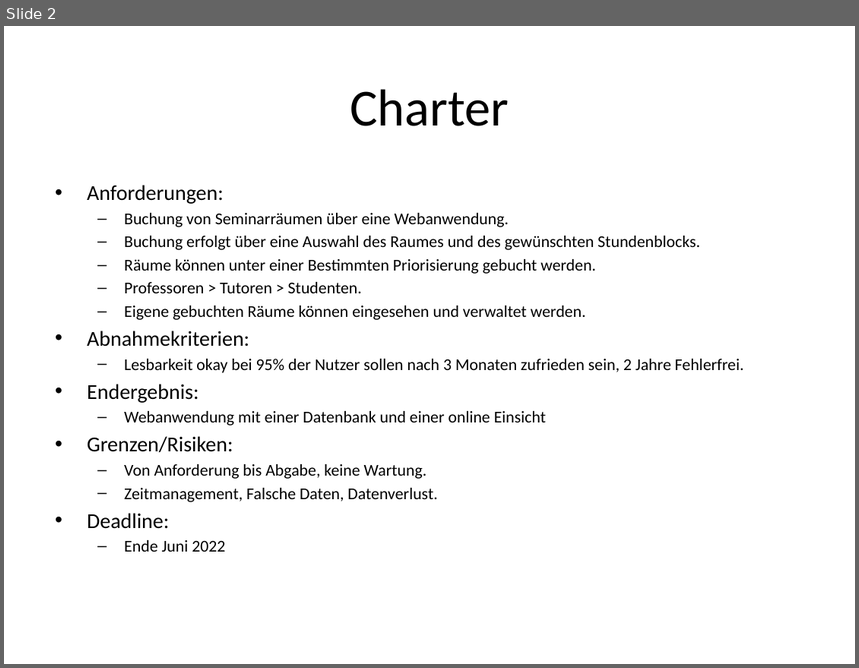
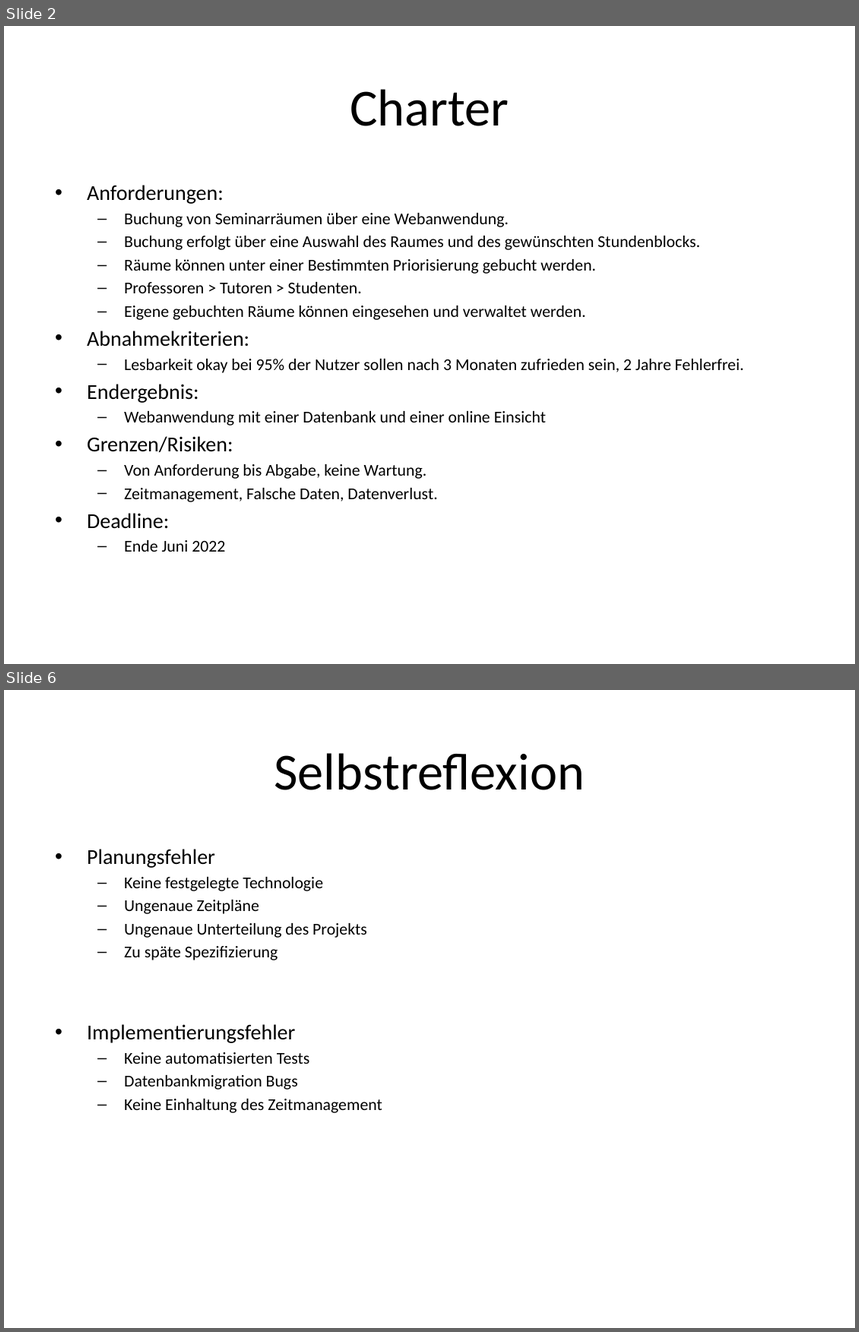
Before and after one commit to Knaeggel/Seminarraeume, a slide deck: doc/Verwaltung_Von_Seminarräumen/PP_Verwaltung_von_Seminarräumen.pptx. Shown one above the other, each under a label of ours: slide 2 before the commit, slides 2 and 6 after it; the slides between them are not shown. The pictures are 859x668 and 859x1332 pixels, drawn with LibreOffice and Linux fonts; fonts in the diff are those of the drawing. Boxes give left, top, right and bottom in pixels: in the first picture for what was removed or moved away, otherwise in the second. Text is boxed around its words. In the diff, an @@ line names an element or a change of style, - is before the commit and + after.

```diff
--- a/doc/Verwaltung_Von_Seminarräumen/PP_Verwaltung_von_Seminarräumen.pptx
+++ b/doc/Verwaltung_Von_Seminarräumen/PP_Verwaltung_von_Seminarräumen.pptx
@@ slide 6 added at (4, 690, 855, 1328), background #FFFFFF @@
@@ title added at (274, 753, 585, 790), 44 pt, text #000000 @@
+Selbstreflexion
@@ text added at (87, 849, 382, 1113), 14 pt, text #000000 @@
+• Planungsfehler
+  – Keine festgelegte Technologie
+  – Ungenaue Zeitpläne
+  – Ungenaue Unterteilung des Projekts
+  – Zu späte Spezifizierung
+• Implementierungsfehler
+  – Keine automatisierten Tests
+  – Datenbankmigration Bugs
+  – Keine Einhaltung des Zeitmanagement
```
Also in this commit, not shown: 1 slide changed, 4 other slides added.
